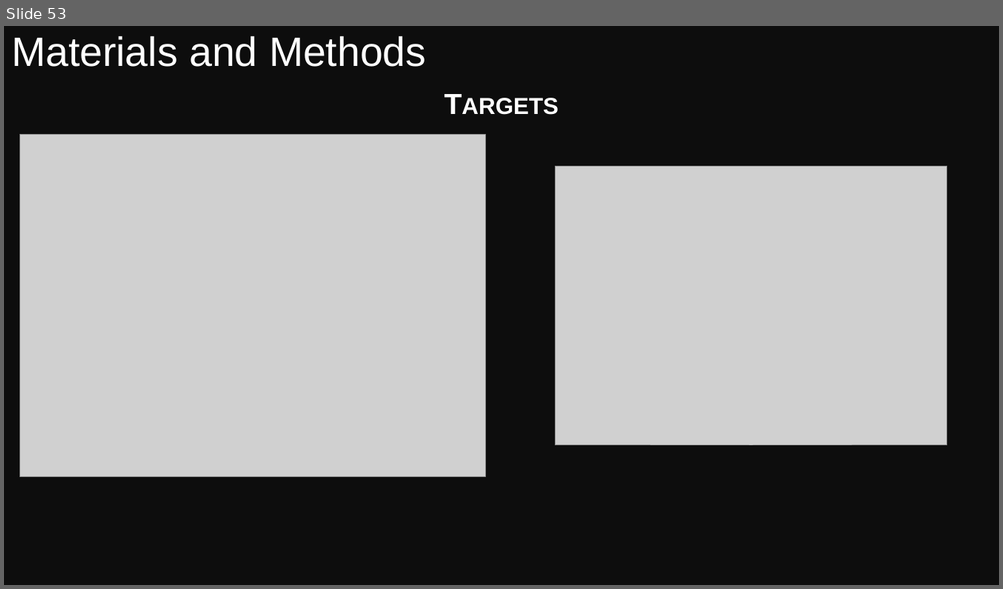
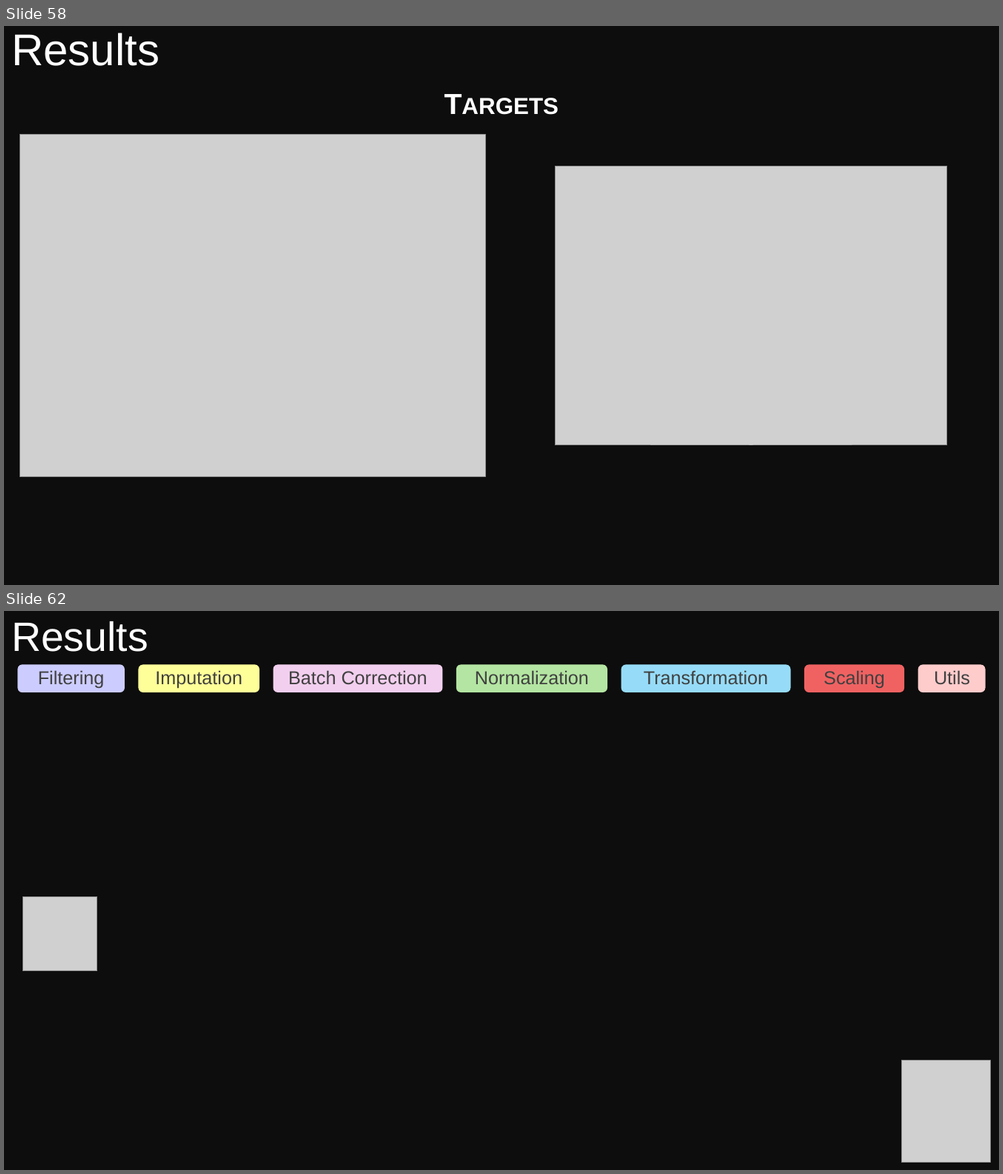
Before and after one commit to eperezme/metaboPipe, a slide deck: Defense/metaboPipe.pptx. Shown one above the other, each under a label of ours: slide 53 before the commit, slides 58 and 62 after it; the slides between them are not shown. The pictures are 1003x589 and 1003x1174 pixels, drawn with LibreOffice and Linux fonts; fonts in the diff are those of the drawing; grey boxes stand for pictures. Boxes give left, top, right and bottom in pixels: in the first picture for what was removed or moved away, otherwise in the second. Text is boxed around its words. In the diff, an @@ line names an element or a change of style, - is before the commit and + after.

```diff
--- a/Defense/metaboPipe.pptx
+++ b/Defense/metaboPipe.pptx
@@ slide 62 added at [4,611,999,1170], background #0D0D0D @@
@@ title added at [11,621,148,652], 39.6 pt, text #FFFFFF @@
+Results
@@ rounded rectangle added at [17,665,124,693], fill #CCCCFF @@
@@ text added at [38,670,105,688], 18 pt, text #404040 @@
+Filtering
@@ rounded rectangle added at [138,665,259,692], fill #FFFF99 @@
@@ text added at [155,670,242,689], 18 pt, text #404040 @@
+Imputation
@@ rounded rectangle added at [273,665,443,692], fill #F2CFEE @@
@@ text added at [288,670,427,685], 18 pt, text #404040 @@
+Batch Correction
@@ rounded rectangle added at [456,665,608,692], fill #B4E5A2 @@
@@ text added at [475,670,589,684], 18 pt, text #404040 @@
+Normalization
@@ rounded rectangle added at [621,665,791,692], fill #96DCF8 @@
@@ text added at [643,670,768,685], 18 pt, text #404040 @@
+Transformation
@@ rounded rectangle added at [804,665,904,692], fill #F06262 @@
@@ text added at [823,670,885,688], 18 pt, text #404040 @@
+Scaling
@@ rounded rectangle added at [918,665,985,692], fill #FFCCCC @@
@@ text added at [933,670,970,685], 18 pt, text #404040 @@
+Utils
@@ picture added at [22,897,97,971] @@
@@ picture added at [902,1061,990,1162] @@
@@ what was slide 53 is now slide 58 @@
@@ slide 58 changed as well @@
@@ title removed at [11,36,426,67] @@
-Materials and Methods
@@ text added at [11,33,159,66], 42.9 pt, text #FFFFFF @@
+Results
```
Also in this commit, not shown: 34 other slides changed, 28 other slides added.
